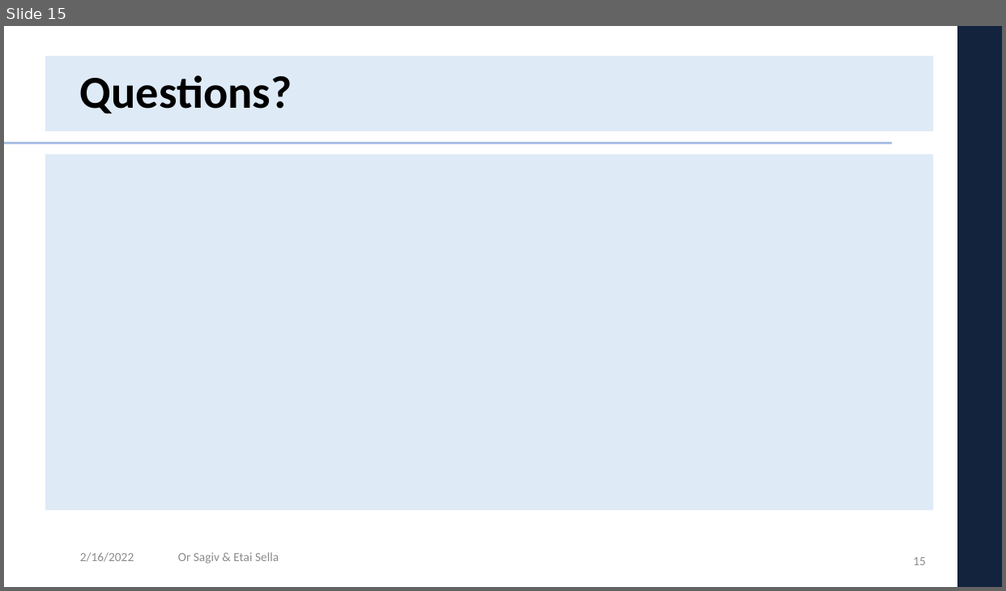
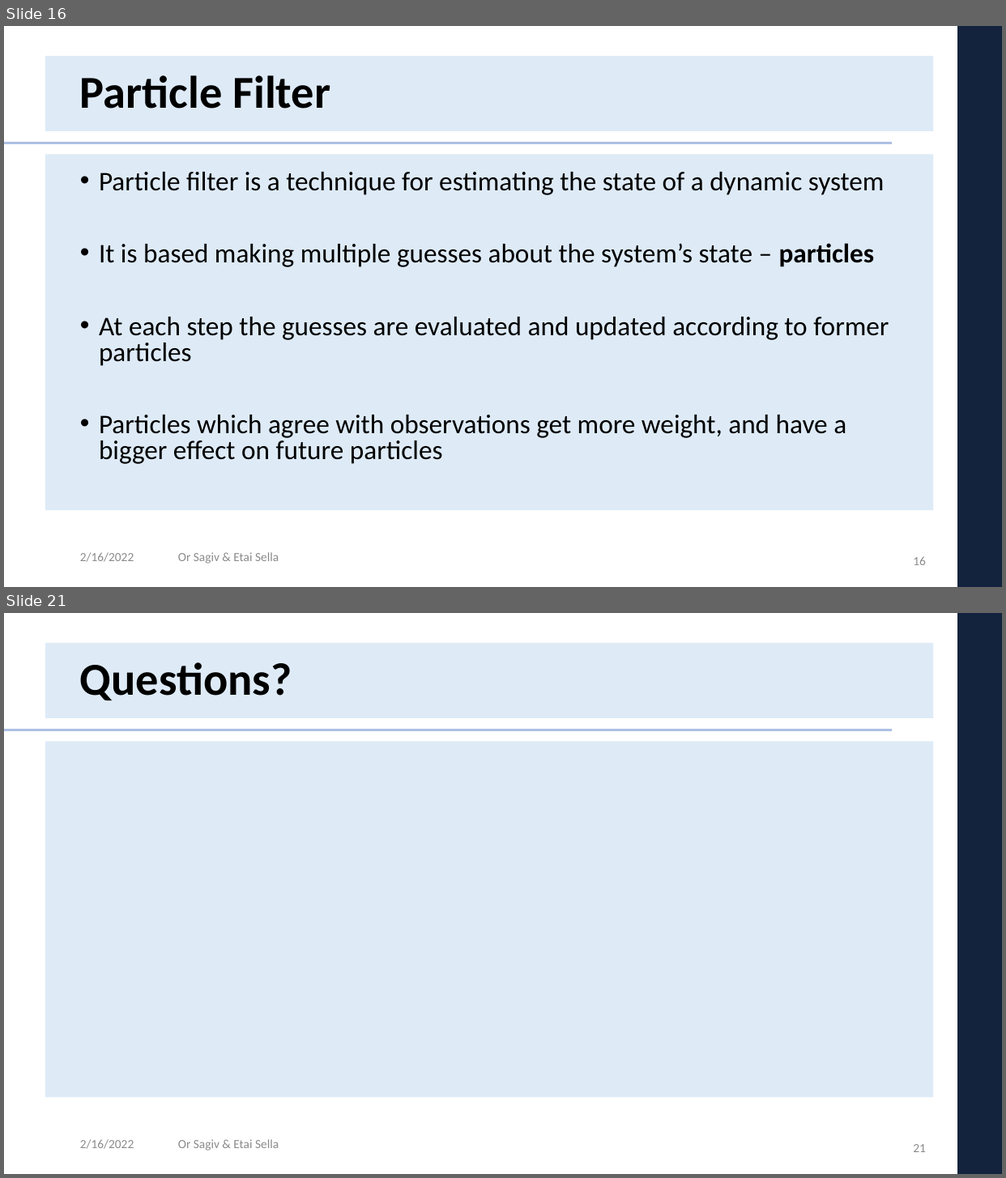
Before and after one commit to etaisella/AlphaRefine, a slide deck: Presentation/DL_project_presentation.pptx. Shown one above the other, each under a label of ours: slide 15 before the commit, slides 16 and 21 after it; the slides between them are not shown. The pictures are 1006x591 and 1006x1178 pixels, drawn with LibreOffice and Linux fonts; fonts in the diff are those of the drawing; background and template pictures are left out. Boxes give left, top, right and bottom in pixels: in the first picture for what was removed or moved away, otherwise in the second. Text is boxed around its words. In the diff, an @@ line names an element or a change of style, - is before the commit and + after.

Commit message:
Adding explanation about Particle Filter

```diff
--- a/Presentation/DL_project_presentation.pptx
+++ b/Presentation/DL_project_presentation.pptx
@@ slide 16 added at [4, 26, 1002, 587], background #FFFFFF; not listed: 5 template elements that a slide beside it also shows @@
@@ title added at [80, 75, 330, 109], 44 pt, text #000000, bold @@
+Particle Filter
@@ text added at [99, 172, 889, 464], 25.9 pt, text #000000 @@
+• Particle filter is a technique for estimating the state of a dynamic system
+• It is based making multiple guesses about the system’s state – particles
+• At each step the guesses are evaluated and updated according to former particles
+• Particles which agree with observations get more weight, and have a bigger effect on future particles
@@ text added at [80, 552, 134, 562], 12 pt, text #8C8C8C @@
+2/16/2022
@@ text added at [178, 552, 279, 564], 12 pt, text #8C8C8C @@
+Or Sagiv & Etai Sella
@@ page number added at [913, 557, 926, 565], 12 pt, text #8C8C8C @@
+16
@@ what was slide 15 is now slide 21 @@
@@ page number at [913, 1144, 926, 1152]: text changed @@
-15
+21
```
Also in this commit, not shown: 1 slide changed, 5 other slides added.
